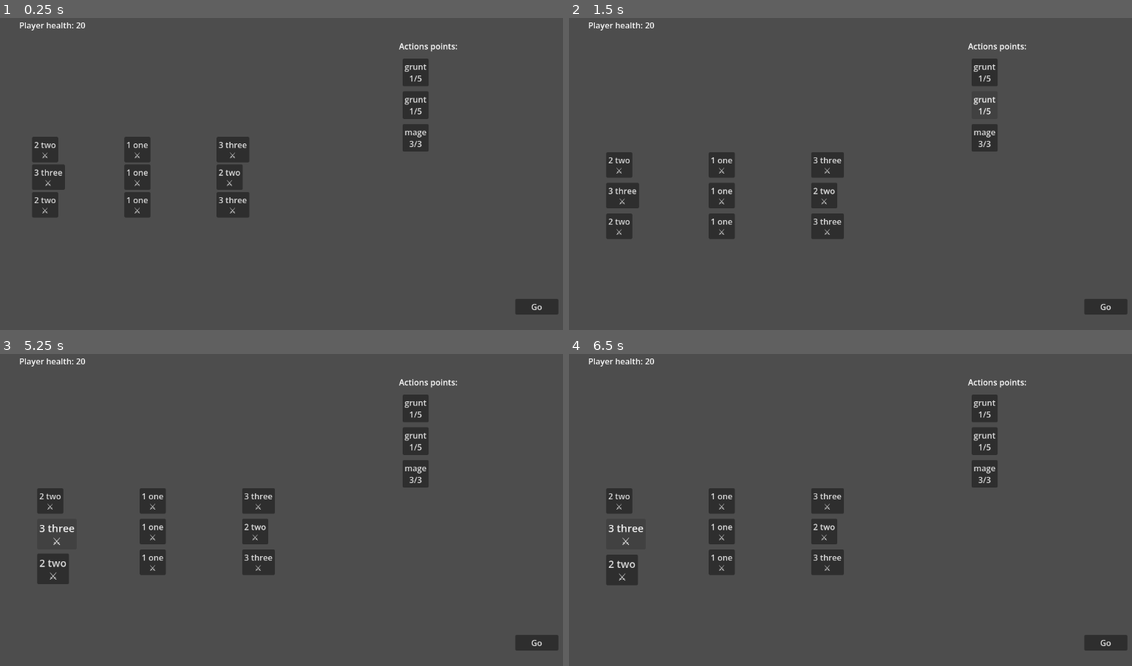
Above: before the commit, frames 1-4 (two rows, left to right).
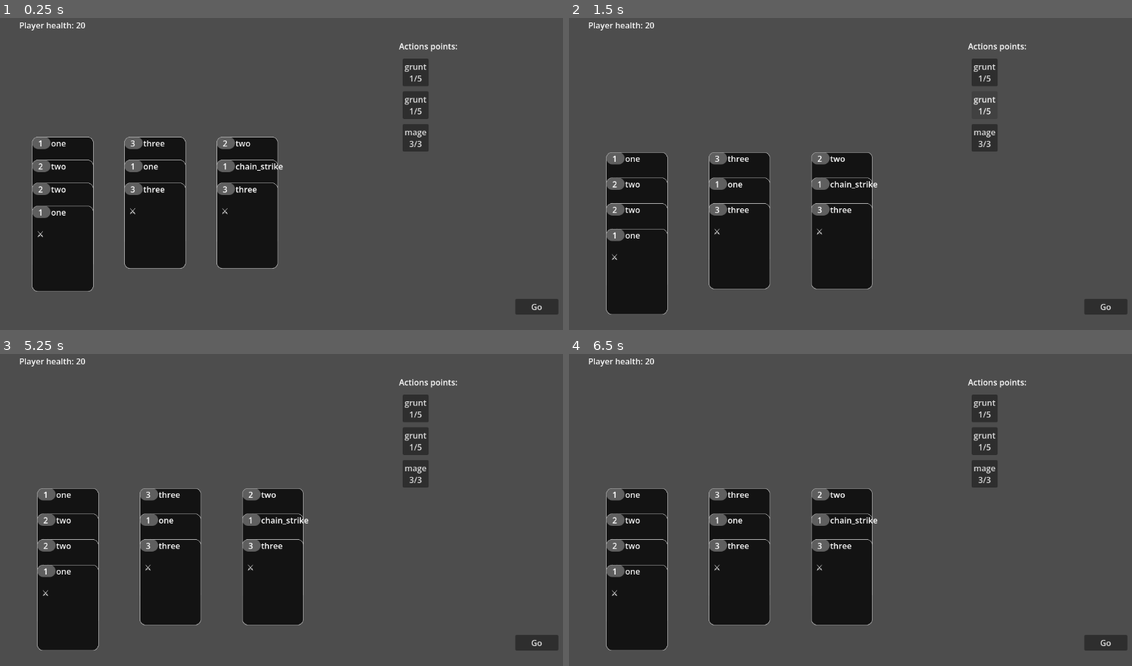
Above: after the commit, the same moments.

Repository: tgbrooks/cocards
Game: Godot game, scene res://main.tscn
The game is run twice, just before and just after one commit, with the same random seed, the same clock (stepped at 60 frames per second) and the same inputs.
Inputs (mouse positions are in pixels of both pictures, inside the frame that each line leads up to):
- Up to frame 1 (0.25 s): no input
- Up to frame 2 (1.5 s): click "grunt 1/5" at 0.5 s; click "grunt 1/5" at 1.25 s
- Up to frame 3 (5.25 s): click "mage 3/3" at 2 s; click "Go" at 2.75 s; click "Go" at 3.5 s; click (50, 500) at 4.25 s, where only the run before the commit has a clickable "2 two ⚔️"; click (56, 531) at 5 s, where only the run before the commit has a clickable "3 three ⚔️"
- Up to frame 4 (6.5 s): click (625, 534) at 5.75 s, where only the run before the commit has a clickable "3 three ⚔️"

The runs differ from the first frame. In frame 1, 14% of the frame differs, in the area x 5-51%, y 38-88%; in frame 2, 15%; in frame 3, 15%, in the area x 6-55%, y 43-96%; in frame 4, 15%.

Commit message:
Use card designs

Diff:
--- /dev/null
+++ b/assets/card.svg
@@ -0,0 +1,70 @@
+<?xml version="1.0" encoding="UTF-8" standalone="no"?>
+<!-- Created with Inkscape (http://www.inkscape.org/) -->
+
+<svg
+   width="2.5in"
+   height="3.5in"
+   viewBox="0 0 63.499999 88.899999"
+   version="1.1"
+   id="svg5"
+   inkscape:version="1.2 (dc2aedaf03, 2022-05-15)"
+   sodipodi:docname="card.svg"
+   xmlns:inkscape="http://www.inkscape.org/namespaces/inkscape"
+   xmlns:sodipodi="http://sodipodi.sourceforge.net/DTD/sodipodi-0.dtd"
+   xmlns="http://www.w3.org/2000/svg"
+   xmlns:svg="http://www.w3.org/2000/svg">
+  <sodipodi:namedview
+     id="namedview7"
+     pagecolor="#ffffff"
+     bordercolor="#666666"
+     borderopacity="1.0"
+     inkscape:showpageshadow="2"
+     inkscape:pageopacity="0.0"
+     inkscape:pagecheckerboard="0"
+     inkscape:deskcolor="#d1d1d1"
+     inkscape:document-units="mm"
+     showgrid="false"
+     inkscape:zoom="4.3087087"
+     inkscape:cx="32.724421"
+     inkscape:cy="75.196543"
+     inkscape:window-width="1920"
+     inkscape:window-height="1009"
+     inkscape:window-x="2552"
+     inkscape:window-y="360"
+     inkscape:window-maximized="1"
+     inkscape:current-layer="layer1" />
+  <defs
+     id="defs2" />
+  <g
+     inkscape:label="Layer 1"
+     inkscape:groupmode="layer"
+     id="layer1">
+    <rect
+       style="fill:#131313;fill-opacity:1;stroke:#ffffff;stroke-width:0.248732;stroke-linecap:square;stroke-opacity:1"
+       id="rect289"
+       width="63.124268"
+       height="88.524269"
+       x="0.12436585"
+       y="0.12436585"
+       rx="6.312427"
+       ry="6.3231621" />
+    <rect
+       style="fill:#5f5f5f;fill-opacity:1;stroke-width:0.135789;stroke-linecap:square"
+       id="rect395"
+       width="18.923"
+       height="12.573"
+       x="0.127"
+       y="0.127"
+       rx="6.3076668"
+       ry="6.2865" />
+    <rect
+       style="fill:none;fill-opacity:1;stroke:#ffffff;stroke-width:0.249259;stroke-linecap:square;stroke-opacity:1"
+       id="rect18648"
+       width="63.123741"
+       height="88.900742"
+       x="0.12462963"
+       y="0.12462963"
+       rx="6.3123741"
+       ry="6.3500528" />
+  </g>
+</svg>
--- a/card.gd
+++ b/card.gd
@@ -1,45 +1,52 @@
-class_name Card extends Button
+class_name Card extends Node2D
 
 @export var card_name: String = "mycard"
 @export var number: int = 0
 @export var suit: Enums.Suit = Enums.Suit.RED
 @export var face_up: bool = true
 @export var damage: int = 1
+@export var description: String = ''
 signal card_flipped(to_front: bool)
-signal played(enemy: Enemy)
+signal played(enemy: Enemy, card_stack: Array[Card])
 var card_text: String
+@onready var button: Button = $Button
+@onready var number_label: Label = $NumberLabel
+@onready var name_label: Label = $NameLabel
+@onready var description_label: Label = $DescriptionLabel
+@onready var card_sprite: Sprite2D = $CardSprite
 
 # Called when the node enters the scene tree for the first time.
 func _ready() -> void:
 	var damage_icons = '⚔️'.repeat(damage)
-	card_text = "%s %s\n%s" % [number, card_name, damage_icons]
-	if face_up:
-		text = card_text
-	self.pressed.connect(_on_pressed)
+	number_label.text = "%s" % number
+	name_label.text = card_name
+	description_label.text = '%s\n%s' % [damage_icons, description]
+	self.button.pressed.connect(_on_pressed)
+	button.modulate = Color(1.0, 1.0, 1.0, 0.0)
 
 func _on_pressed() -> void:
 	get_parent().card_pressed(self)
 
 func select() -> void:
-	add_theme_font_size_override("font_size", 20)
+	scale = Vector2(1.2, 1.2)
 
 func unselect() -> void:
-	add_theme_font_size_override("font_size", 16)
+	scale = Vector2(1.0, 1.0)
 
 func flip_card(to_front: bool) -> void:
 	card_flipped.emit(to_front)
 	if to_front:
-		text = card_text
+		button.text = card_text
 	else:
-		text = "--"
+		button.text = "--"
 
-func play(enemy: Enemy) -> void:
+func play(enemy: Enemy, card_stack: Array[Card]) -> void:
 	enemy.take_damage(damage)
 	get_parent().remove(self)
 	var tween = create_tween()
 	tween.tween_property(self, "scale", Vector2(0,0), 0.15).set_ease(Tween.EASE_IN)
 	tween.tween_callback(self.queue_free)
-	played.emit(enemy)
+	played.emit(enemy, card_stack)
 
 static func can_chain(cards: Array[Card]) -> bool:
 	var curr_number = null
--- a/card.tscn
+++ b/card.tscn
@@ -1,10 +1,35 @@
 [gd_scene format=3 uid="uid://811lhv4fk8cy"]
 
 [ext_resource type="Script" uid="uid://rpc1dufopah6" path="res://card.gd" id="1_kikvd"]
+[ext_resource type="Texture2D" uid="uid://clxrg3cycrmki" path="res://assets/card.svg" id="1_rjlel"]
 
-[node name="Card" type="Button" unique_id=1261994149]
-offset_right = 136.0
-offset_bottom = 104.0
+[node name="Card" type="Node2D" unique_id=627962567]
 script = ExtResource("1_kikvd")
 
-[connection signal="pressed" from="." to="." method="_on_pressed"]
+[node name="CardSprite" type="Sprite2D" parent="." unique_id=517156271]
+texture = ExtResource("1_rjlel")
+centered = false
+
+[node name="Button" type="Button" parent="." unique_id=831281132]
+offset_right = 120.0
+offset_bottom = 168.0
+
+[node name="NumberLabel" type="Label" parent="." unique_id=999722931]
+offset_left = 5.0
+offset_top = 1.0
+offset_right = 30.0
+offset_bottom = 24.0
+horizontal_alignment = 1
+
+[node name="NameLabel" type="Label" parent="." unique_id=1939406463]
+offset_left = 37.0
+offset_top = 1.0
+offset_right = 117.0
+offset_bottom = 24.0
+
+[node name="DescriptionLabel" type="Label" parent="." unique_id=1820946754]
+offset_left = 9.0
+offset_top = 43.0
+offset_right = 110.0
+offset_bottom = 149.0
+autowrap_mode = 3
--- a/card_library.gd
+++ b/card_library.gd
@@ -1,4 +1,5 @@
 class_name CardLibrary extends Node
+var card_scene = preload("res://card.tscn")
 
 # Called when the node enters the scene tree for the first time.
 func _ready() -> void:
@@ -10,7 +11,7 @@
 	pass
 
 func make_card_by_name(card_name: String, main: Main) -> Card:
-	var card = Card.new()
+	var card = card_scene.instantiate()
 	card.card_name = card_name
 	if card_name == 'one':
 		card.number = 1
@@ -21,6 +22,12 @@
 	elif card_name == 'three':
 		card.number = 3
 		card.suit = Enums.Suit.RED
+	elif card_name == 'chain_strike':
+		card.number = 1
+		card.damage = 0
+		card.description = "one damage per card in chain"
+		card.suit = Enums.Suit.RED
+		card.played.connect(func (enemy, cs): enemy.take_damage(cs.size()))
 	else:
 		print("Unrecognized card name", card_name)
 		return null
--- a/card_stack.gd
+++ b/card_stack.gd
@@ -23,7 +23,7 @@
 		else:
 			var factor = 0.0001**delta
 			card.position = to_pos * (1-factor) + card.position*factor
-		curr_height += card.size.y + padding
+		curr_height += 50 #card.button.size.y + padding
 
 func append(card: Card) -> void:
 	cards.append(card)
--- a/enemy.gd
+++ b/enemy.gd
@@ -24,13 +24,11 @@
 	if health <= 0:
 		health = 0
 		defeated.emit()
-		if get_parent():
-			get_parent().remove_child(self)
-		print("Starting tween", self)
+		#if get_parent():
+		#	get_parent().remove_child(self)
 		var tween = create_tween()
-		#tween.tween_property(self, "scale", Vector2(0,0), 1.25)
+		tween.tween_property(self, "scale", Vector2(0,0), 1.25)
 		tween.tween_callback(self.queue_free)
-		tween.tween_callback(print.bind("FREE ME"))
 	draw()
 
 func take_action(main: Main) -> void:
--- a/main.gd
+++ b/main.gd
@@ -23,7 +23,7 @@
 		self.add_child(cs)
 
 	var library = CardLibrary.new()
-	for card_name in ["one", "one", "one", "two", "two", "two", "three", "three", "three"]:
+	for card_name in ["one", "one", "one", "two", "two", "two", "three", "three", "three", "chain_strike"]:
 		var card = library.make_card_by_name(card_name, self)
 		deck.append(card)
 		self.add_child(card)
@@ -79,13 +79,13 @@
 		# Play selected cards on the enemy, starting from the bottom
 		for i in range(selected_cards.size()-1,-1,-1):
 			var card = selected_cards[i]
-			play_card(card, enemy)
+			play_card(card, enemy, selected_cards)
 		gain_enemy_action_points(1)
 		selected_cards = []
 		selected_card_stack = null
 
-func play_card(card: Card, enemy: Enemy) -> void:
-	card.play(enemy)
+func play_card(card: Card, enemy: Enemy, card_stack: Array[Card]) -> void:
+	card.play(enemy, card_stack)
 	var idx = selected_cards.find(card)
 	if idx >= 0:
 		selected_cards.pop_at(idx)
Not shown, added: assets/card.svg.import
